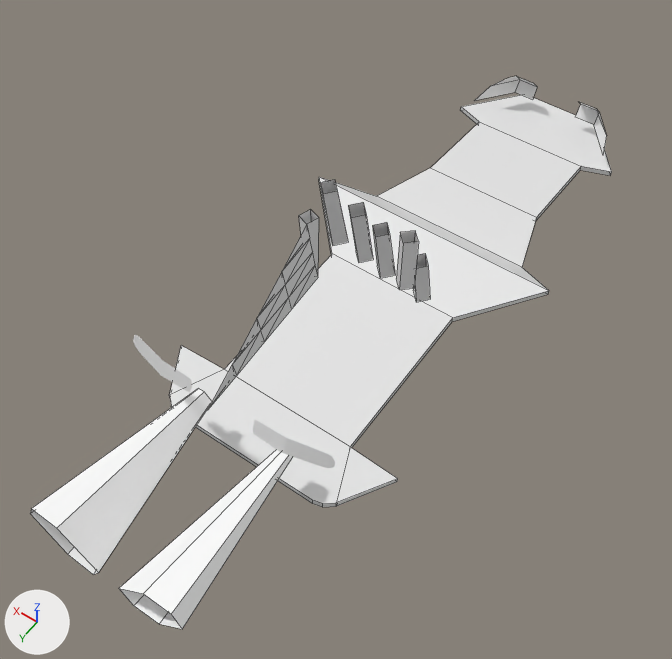
The Blender file Assets/Resources/materials/carModels/car9.blend: old version first, new version second.
Rendered twice from a 50 mm lens placed at (-150.0, 297.0, 370.0), pointed at (-10.0, 100.0, 61.0). Arrows for +X, +Y and +Z are at lower left; the lights stay in place. The picture after the commit comes second. Mesh edges are drawn as thin lines on the coarser meshes.

The older version as bpy lines, for what is in view:
```python
me_car9_pmd0_mesh = bpy.data.meshes.new('CAR9.PMD0.mesh')
me_car9_pmd0_mesh.from_pydata(...)  # 302 vertices, 288 faces; spans x -84.0..84.0, y 11.0..125.0, z -176.0..142.0
# faces by material slot: [268, 20]
me_car9_pmd0_mesh.materials.append(mat_cars_car9_b9grid2)  # its picture is missing
me_car9_pmd0_mesh.materials.append(mat_cars_misc_reflect)  # white #ffffff
me_car9_pmd0_mesh_001 = bpy.data.meshes.new('CAR9.PMD0.mesh.001')
me_car9_pmd0_mesh_001.from_pydata(...)  # 22 vertices, 8 faces; spans x -41.4..41.4, y 21.2..34.9, z 110.9..135.6
me_car9_pmd0_mesh_001.materials.append(mat_cars_car9_b9grid2)  # its picture is missing
me_car9_pmd12_mesh = bpy.data.meshes.new('CAR9.PMD12.mesh')
me_car9_pmd12_mesh.from_pydata([(-3.8, -0.1, 25.0), (0.0, 3.7, 25.0), (0.0, 4.0, 0.0), (-4.0, 0.0, 0.0), (0.0, -3.9, 25.0), (0.0, -4.0, 0.0), (3.8, -0.1, 25.0), (4.0, 0.0, 0.0)], [], [(3, 0, 1, 2), (5, 4, 0, 3), (2, 1, 6, 7), (7, 6, 4, 5)])
me_car9_pmd12_mesh.materials.append(mat_cars_car9_b9grid2)  # its picture is missing
ob_9a0 = bpy.data.objects.new('9a0', me_car9_pmd12_mesh)
ob_9a0.parent = ob_9anch
ob_9a0.matrix_parent_inverse = Matrix(((1.0, 0.0, 0.0, 38.13), (0.0, 0.197, 0.98, -98.71), (0.0, 0.98, -0.197, -62.59), (0.0, 0.0, 0.0, 1.0)))
ob_9a0.location = (-38.13, 95.17, 104.9)
ob_9body = bpy.data.objects.new('9body', me_car9_pmd0_mesh)
ob_9body.location = (0.0, 0.0, 0.0)
ob_9body.rotation_euler = (1.571, 0.0, 0.0)  # degrees (90, 0, 0)
ob_9body.hide_set(True)
ob_9lights = bpy.data.objects.new('9lights', me_car9_pmd0_mesh_001)
ob_9lights.parent = ob_9body
ob_9lights.matrix_parent_inverse = Matrix(((1.0, 0.0, 0.0, 0.0), (0.0, 0.0, 1.0, 0.0), (0.0, -1.0, 0.0, 0.0), (0.0, 0.0, 0.0, 1.0)))
ob_9lights.location = (0.0, 0.0, 0.0)
ob_9lights.rotation_euler = (1.571, 0.0, 0.0)  # degrees (90, 0, 0)
# also in view: '9nitro1' at (21.0, 191.0, 45.0); '9underside' at (0.0, 6.0, 24.0); '9nitro0' at (-22.0, 191.0, 45.0); '9rlights' at (0.0, 160.0, 70.0); '9af' at (-38.0, 176.0, 169.0)
```
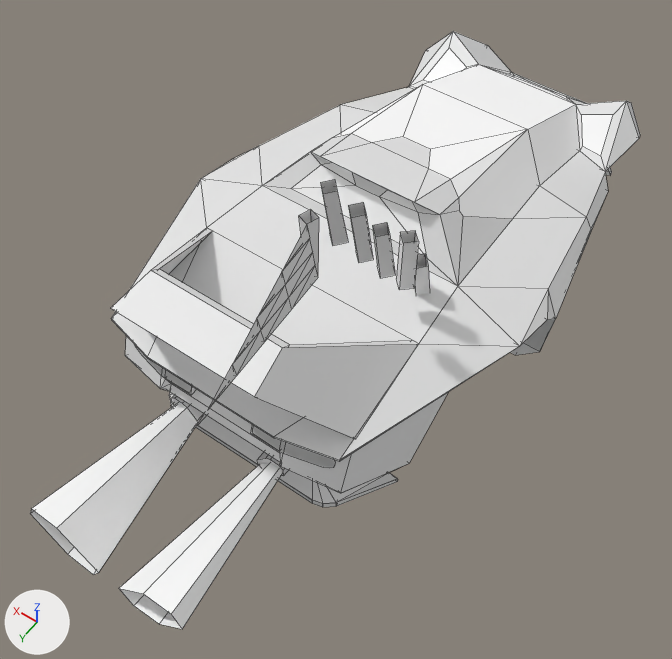
Pixel boxes (x1, y1, x2, y2) of what changed, in the pictures (672 x 659 px):
'9body', shown
    after: (111, 31, 640, 507)
'9underside', unchanged, covered by the edit
    before: (169, 95, 612, 507)
    after: (394, 168, 612, 481)
'9rlights', unchanged, covered by the edit
    before: (133, 335, 335, 468)

What the commit changed:
Object '9body' (ob_9body) is now shown.
